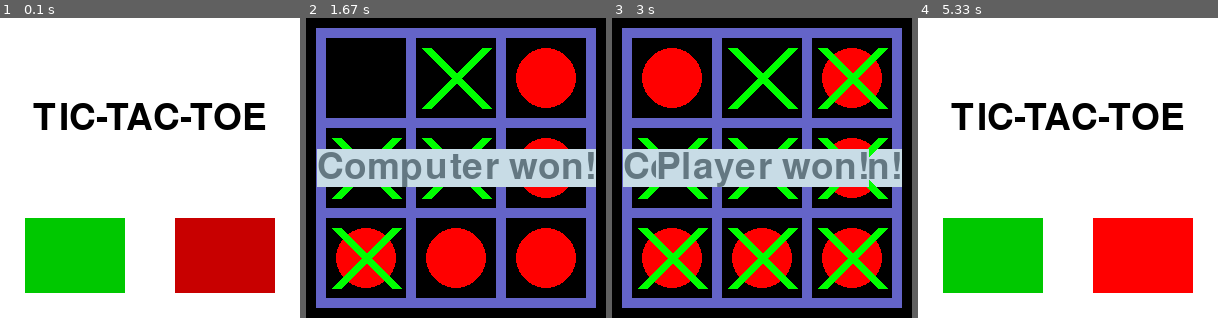
Above: before the commit, frames 1-4 (left to right).
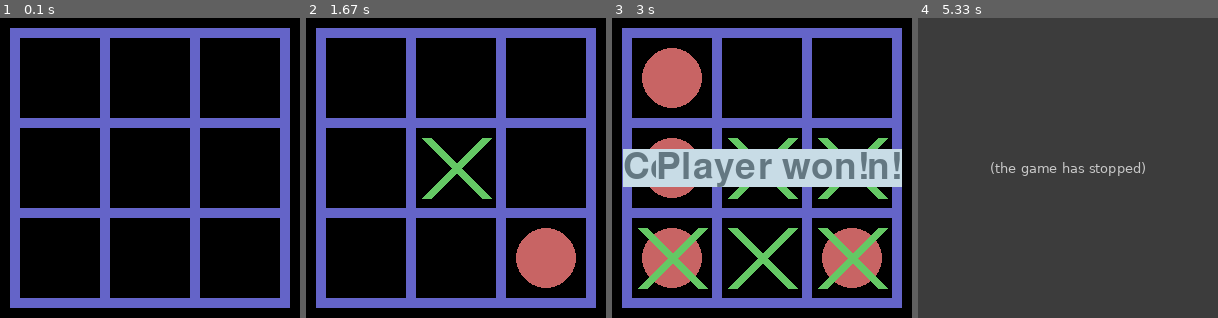
Above: after the commit, the same moments.

Repository: RITESHMOHAPATRA/TIC-TAC-TOE
Game: pygame game, started from Python/pygame1.py
Same seed, same stepped clock (60 frames per second), same inputs: the game is played once before the commit and once after it. The source is Python 2; it was converted automatically to run under Python 3.
Inputs (mouse positions are in pixels of both pictures, inside the frame that each line leads up to):
- Up to frame 1 (0.1 s): no input
- Up to frame 2 (1.67 s): press the mouse at (381, 255) at 0.37 s; move the mouse to (378, 204) at 0.47 s; release the mouse at (375, 153) at 0.6 s; tap 5 at 0.67 s; press the mouse at (366, 258) at 1.03 s; move the mouse to (411, 165) at 1.13 s; release the mouse at (456, 72) at 1.27 s; hold 3 from 1.33 s (still down)
- Up to frame 3 (3 s): release 3 at 1.87 s; tap 2 at 1.9 s; tap 6 at 2.23 s; press the mouse at (672, 258) at 2.6 s; move the mouse to (762, 156) at 2.7 s; release the mouse at (855, 54) at 2.83 s; tap 1 at 2.9 s
- Up to frame 4 (5.33 s): tap 7 at 3.23 s; press the mouse at (978, 258) at 3.6 s; move the mouse to (1068, 246) at 3.7 s; release the mouse at (1158, 234) at 3.83 s; tap 4 at 3.9 s; tap 8 at 4.23 s; hold Esc 4.57-5.1 s

The runs differ from the first frame. In frame 1, 98% of the frame differs, in the area x 0-100%, y 0-100%; in frame 2, 28%; in frame 3, 21%; in frame 4, 100%.
After the commit the program exited at 5.12 s; later frames show no game.

Commit message:
Revert "Addition of menu based interface. (#16)"
This reverts commit a300ec9f82fddf27ae9aced2ebb730a8bb1877df.

Diff:
--- a/Python/pygame1.py
+++ b/Python/pygame1.py
@@ -2,79 +2,32 @@
 from tictactoe import Board
 
 pygame.init()
+done = False
 board = Board()
 clock = pygame.time.Clock()
 font = pygame.font.SysFont("comicsansms", 72)
+board.initialize()
+while not done:
+        for event in pygame.event.get():
+            if event.type == pygame.QUIT or event.type == pygame.KEYUP and event.key == pygame.K_ESCAPE:
+                done = True
+            if event.type == pygame.KEYUP and event.key == pygame.K_KP1 or event.type == pygame.KEYUP and event.key == pygame.K_1:
+                board.nxt_turn(1)
+            if event.type == pygame.KEYUP and event.key == pygame.K_KP2 or event.type == pygame.KEYUP and event.key == pygame.K_2:
+                board.nxt_turn(2)
+            if event.type == pygame.KEYUP and event.key == pygame.K_KP3 or event.type == pygame.KEYUP and event.key == pygame.K_3:
+                board.nxt_turn(3)
+            if event.type == pygame.KEYUP and event.key == pygame.K_KP4 or event.type == pygame.KEYUP and event.key == pygame.K_4:
+                board.nxt_turn(4)
+            if event.type == pygame.KEYUP and event.key == pygame.K_KP5 or event.type == pygame.KEYUP and event.key == pygame.K_5:
+                board.nxt_turn(5)
+            if event.type == pygame.KEYUP and event.key == pygame.K_KP6 or event.type == pygame.KEYUP and event.key == pygame.K_6:
+                board.nxt_turn(6)
+            if event.type == pygame.KEYUP and event.key == pygame.K_KP7 or event.type == pygame.KEYUP and event.key == pygame.K_7:
+                board.nxt_turn(7)
+            if event.type == pygame.KEYUP and event.key == pygame.K_KP8 or event.type == pygame.KEYUP and event.key == pygame.K_8:
+                board.nxt_turn(8)
+            if event.type == pygame.KEYUP and event.key == pygame.K_KP9 or event.type == pygame.KEYUP and event.key == pygame.K_9:
+                board.nxt_turn(9)
 
-def game_intro():
-
-    intro = True
-
-    while intro:
-  		mouse = pygame.mouse.get_pos()
-  		click = pygame.mouse.get_pressed()
-
-  		for event in pygame.event.get():
-  			if event.type == pygame.QUIT:
-  				pygame.quit()
-  				quit()
-  		board.first_menu(mouse[0],mouse[1])
-  		pygame.display.flip()
-  		pygame.display.update()
-  		if(click[0] == 1 and 125>mouse[0]>25 and 275>mouse[1]>200):
-  			comp_play()
-  		if(click[0] == 1 and 275>mouse[0]>175 and 275>mouse[1]>200):
-  			pygame.quit()
-  			quit()
-
-  		# clock.tick(15)
-
-def comp_play():
-	done = False
-	board.initialize()
-	while not done:
-	        for event in pygame.event.get():
-	            mouse = pygame.mouse.get_pos()
-	            click = pygame.mouse.get_pressed()
-	            if event.type == pygame.QUIT or event.type == pygame.KEYUP and event.key == pygame.K_ESCAPE:
-	                done = True
-	            if event.type == pygame.KEYUP and event.key == pygame.K_KP1 or event.type == pygame.KEYUP and event.key == pygame.K_1:
-	                board.nxt_turn(1)
-	            if event.type == pygame.KEYUP and event.key == pygame.K_KP2 or event.type == pygame.KEYUP and event.key == pygame.K_2:
-	                board.nxt_turn(2)
-	            if event.type == pygame.KEYUP and event.key == pygame.K_KP3 or event.type == pygame.KEYUP and event.key == pygame.K_3:
-	                board.nxt_turn(3)
-	            if event.type == pygame.KEYUP and event.key == pygame.K_KP4 or event.type == pygame.KEYUP and event.key == pygame.K_4:
-	                board.nxt_turn(4)
-	            if event.type == pygame.KEYUP and event.key == pygame.K_KP5 or event.type == pygame.KEYUP and event.key == pygame.K_5:
-	                board.nxt_turn(5)
-	            if event.type == pygame.KEYUP and event.key == pygame.K_KP6 or event.type == pygame.KEYUP and event.key == pygame.K_6:
-	                board.nxt_turn(6)
-	            if event.type == pygame.KEYUP and event.key == pygame.K_KP7 or event.type == pygame.KEYUP and event.key == pygame.K_7:
-	                board.nxt_turn(7)
-	            if event.type == pygame.KEYUP and event.key == pygame.K_KP8 or event.type == pygame.KEYUP and event.key == pygame.K_8:
-	                board.nxt_turn(8)
-	            if event.type == pygame.KEYUP and event.key == pygame.K_KP9 or event.type == pygame.KEYUP and event.key == pygame.K_9:
-	                board.nxt_turn(9)
-	            if 100>mouse[0]>20 and 280>mouse[1]>200 and click[0] == 1:
-	                board.nxt_turn(1)
-	            if 190>mouse[0]>110 and 280>mouse[1]>200 and click[0] == 1:
-	                board.nxt_turn(2)
-	            if 280>mouse[0]>200 and 280>mouse[1]>200 and click[0] == 1:
-	                board.nxt_turn(3)
-	            if 100>mouse[0]>20 and 190>mouse[1]>110 and click[0] == 1:
-	                board.nxt_turn(4)
-	            if 190>mouse[0]>110 and 190>mouse[1]>110 and click[0] == 1:
-	                board.nxt_turn(5)
-	            if 280>mouse[0]>200 and 190>mouse[1]>110 and click[0] == 1:
-	                board.nxt_turn(6)
-	            if 100>mouse[0]>20 and 100>mouse[1]>20 and click[0] == 1:
-	                board.nxt_turn(7)
-	            if 190>mouse[0]>110 and 100>mouse[1]>20 and click[0] == 1:
-	                board.nxt_turn(8)
-	            if 280>mouse[0]>200 and 100>mouse[1]>20 and click[0] == 1:
-	                board.nxt_turn(9)
-
-	        pygame.display.flip()
-
-game_intro()
+        pygame.display.flip()
--- a/Python/tictactoe.py
+++ b/Python/tictactoe.py
@@ -7,12 +7,8 @@
         self.theBoard = ['-']*10
         self.screen = pygame.display.set_mode((300, 300))
         self.color = (100, 100, 200)
-        self.black = (0,0,0)
-        self.white = (255,255,255)
-        self.red = (200,0,0)
-        self.green = (0,200,0)
-        self.bright_red = (255,0,0)
-        self.bright_green = (0,255,0)
+        self.color1 = (100,200,100)
+        self.color2 = (200,100,100)
 
     def makeMove(self,copy,letter, position):
         if not copy:
@@ -25,51 +21,51 @@
     def update_surface(self,letter,position):
         if letter == 'X':
             if(position == 1):
-                pygame.draw.line(self.screen, self.bright_green, (30, 210), (90, 270), 10)
-                pygame.draw.line(self.screen, self.bright_green, (30, 270), (90, 210), 10)
+                pygame.draw.line(self.screen, self.color1, (30, 210), (90, 270), 10)
+                pygame.draw.line(self.screen, self.color1, (30, 270), (90, 210), 10)
             if(position == 2):
-                pygame.draw.line(self.screen, self.bright_green, (120, 210), (180, 270), 10)
-                pygame.draw.line(self.screen, self.bright_green, (120, 270), (180, 210), 10)
+                pygame.draw.line(self.screen, self.color1, (120, 210), (180, 270), 10)
+                pygame.draw.line(self.screen, self.color1, (120, 270), (180, 210), 10)
             if(position == 3):
-                pygame.draw.line(self.screen, self.bright_green, (210, 210), (270, 270), 10)
-                pygame.draw.line(self.screen, self.bright_green, (210, 270), (270, 210), 10)
+                pygame.draw.line(self.screen, self.color1, (210, 210), (270, 270), 10)
+                pygame.draw.line(self.screen, self.color1, (210, 270), (270, 210), 10)
             if(position == 4):
-                pygame.draw.line(self.screen, self.bright_green, (30, 120), (90, 180), 10)
-                pygame.draw.line(self.screen, self.bright_green, (30, 180), (90, 120), 10)
+                pygame.draw.line(self.screen, self.color1, (30, 120), (90, 180), 10)
+                pygame.draw.line(self.screen, self.color1, (30, 180), (90, 120), 10)
             if(position == 5):
-                pygame.draw.line(self.screen, self.bright_green, (120, 120), (180, 180), 10)
-                pygame.draw.line(self.screen, self.bright_green, (120, 180), (180, 120), 10)
+                pygame.draw.line(self.screen, self.color1, (120, 120), (180, 180), 10)
+                pygame.draw.line(self.screen, self.color1, (120, 180), (180, 120), 10)
             if(position == 6):
-                pygame.draw.line(self.screen, self.bright_green, (210, 120), (270, 180), 10)
-                pygame.draw.line(self.screen, self.bright_green, (210, 180), (270, 120), 10)
+                pygame.draw.line(self.screen, self.color1, (210, 120), (270, 180), 10)
+                pygame.draw.line(self.screen, self.color1, (210, 180), (270, 120), 10)
             if(position == 7):
-                pygame.draw.line(self.screen, self.bright_green, (30, 30), (90, 90), 10)
-                pygame.draw.line(self.screen, self.bright_green, (30, 90), (90, 30), 10)
+                pygame.draw.line(self.screen, self.color1, (30, 30), (90, 90), 10)
+                pygame.draw.line(self.screen, self.color1, (30, 90), (90, 30), 10)
             if(position == 8):
-                pygame.draw.line(self.screen, self.bright_green, (120, 30), (180, 90), 10)
-                pygame.draw.line(self.screen, self.bright_green, (120, 90), (180, 30), 10)
+                pygame.draw.line(self.screen, self.color1, (120, 30), (180, 90), 10)
+                pygame.draw.line(self.screen, self.color1, (120, 90), (180, 30), 10)
             if(position == 9):
-                pygame.draw.line(self.screen, self.bright_green, (210, 30), (270, 90), 10)
-                pygame.draw.line(self.screen, self.bright_green, (210, 90), (270, 30), 10)
+                pygame.draw.line(self.screen, self.color1, (210, 30), (270, 90), 10)
+                pygame.draw.line(self.screen, self.color1, (210, 90), (270, 30), 10)
         if letter == 'O':
             if(position == 1):
-                pygame.draw.circle(self.screen,self.bright_red, (60,240), 30)
+                pygame.draw.circle(self.screen,self.color2, (60,240), 30)
             if(position == 2):
-                pygame.draw.circle(self.screen,self.bright_red, (150,240), 30)
+                pygame.draw.circle(self.screen,self.color2, (150,240), 30)
             if(position == 3):
-                pygame.draw.circle(self.screen,self.bright_red, (240,240), 30)
+                pygame.draw.circle(self.screen,self.color2, (240,240), 30)
             if(position == 4):
-                pygame.draw.circle(self.screen,self.bright_red, (60,150), 30)
+                pygame.draw.circle(self.screen,self.color2, (60,150), 30)
             if(position == 5):
-                pygame.draw.circle(self.screen,self.bright_red, (150,150), 30)
+                pygame.draw.circle(self.screen,self.color2, (150,150), 30)
             if(position == 6):
-                pygame.draw.circle(self.screen,self.bright_red, (240,150), 30)
+                pygame.draw.circle(self.screen,self.color2, (240,150), 30)
             if(position == 7):
-                pygame.draw.circle(self.screen,self.bright_red, (60,60), 30)
+                pygame.draw.circle(self.screen,self.color2, (60,60), 30)
             if(position == 8):
-                pygame.draw.circle(self.screen,self.bright_red, (150,60), 30)
+                pygame.draw.circle(self.screen,self.color2, (150,60), 30)
             if(position == 9):
-                pygame.draw.circle(self.screen,self.bright_red, (240,60), 30)
+                pygame.draw.circle(self.screen,self.color2, (240,60), 30)
 
     def isWinner(self,copy,le):
         return ((copy[7] == le and copy[8] == le and copy[9] == le) or
@@ -127,7 +123,7 @@
         return True
 
     def initialize(self):
-        self.screen.fill(self.black)
+
         pygame.draw.rect(self.screen, self.color, pygame.Rect(10, 10, 100, 10))
         pygame.draw.rect(self.screen, self.color, pygame.Rect(10, 10, 10, 100))
         pygame.draw.rect(self.screen, self.color, pygame.Rect(100, 10, 10, 100))
@@ -194,22 +190,3 @@
         rect = text.get_rect()
         rect.center = (surface_size / 2, surface_size / 2)
         self.screen.blit(text, rect)
-
-    def first_menu(self,x,y):
-        self.screen.fill(self.white)
-        surface_size = self.screen.get_height()
-        font = pygame.font.Font('freesansbold.ttf', surface_size / 8)
-        text = font.render('TIC-TAC-TOE', True,self.black, self.white)
-        rect = text.get_rect()
-        rect.center = (surface_size / 2, 100)
-        self.screen.blit(text, rect)
-        if 125 > x > 25 and 275 > y > 200:
-            pygame.draw.rect(self.screen, self.bright_green,(25,200,100,75))
-        else:
-            pygame.draw.rect(self.screen, self.green,(25,200,100,75))
-        if 275 > x > 175 and 275 > y > 200:
-            pygame.draw.rect(self.screen, self.bright_red,(175,200,100,75))
-        else:
-            pygame.draw.rect(self.screen, self.red,(175,200,100,75))
-        # pygame.display.update()
-        # clock.tick(15)
